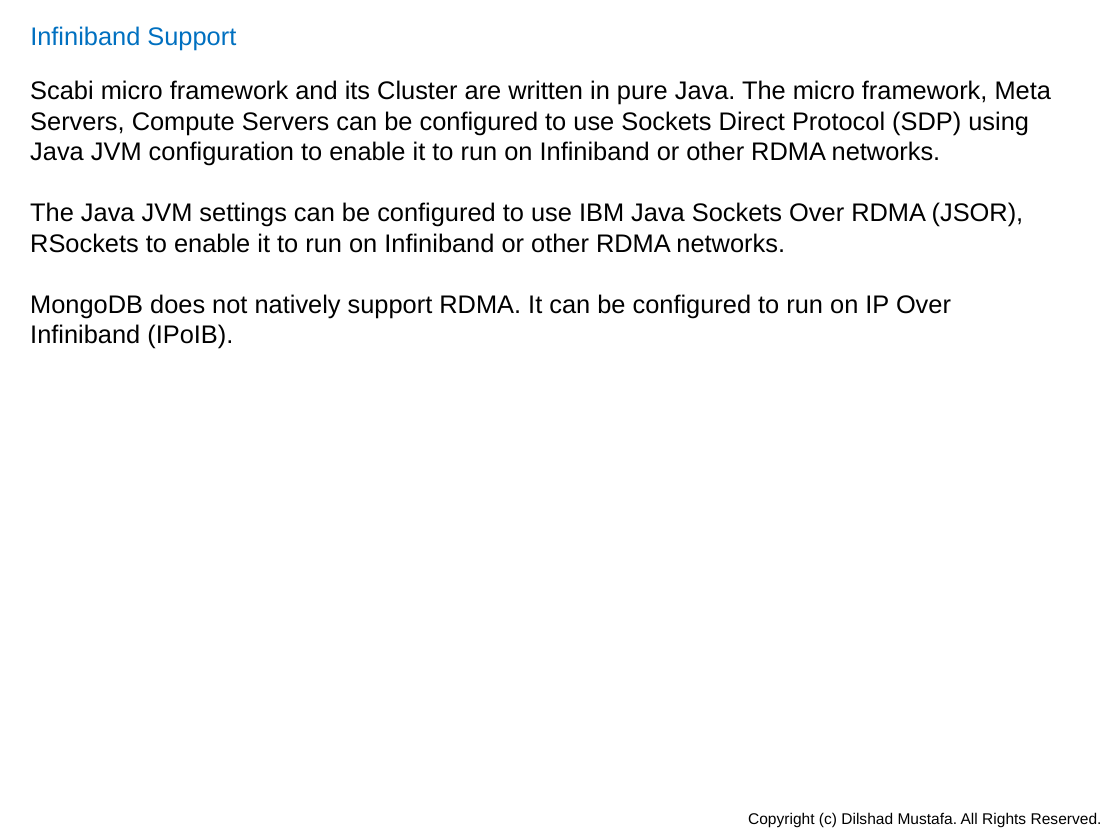
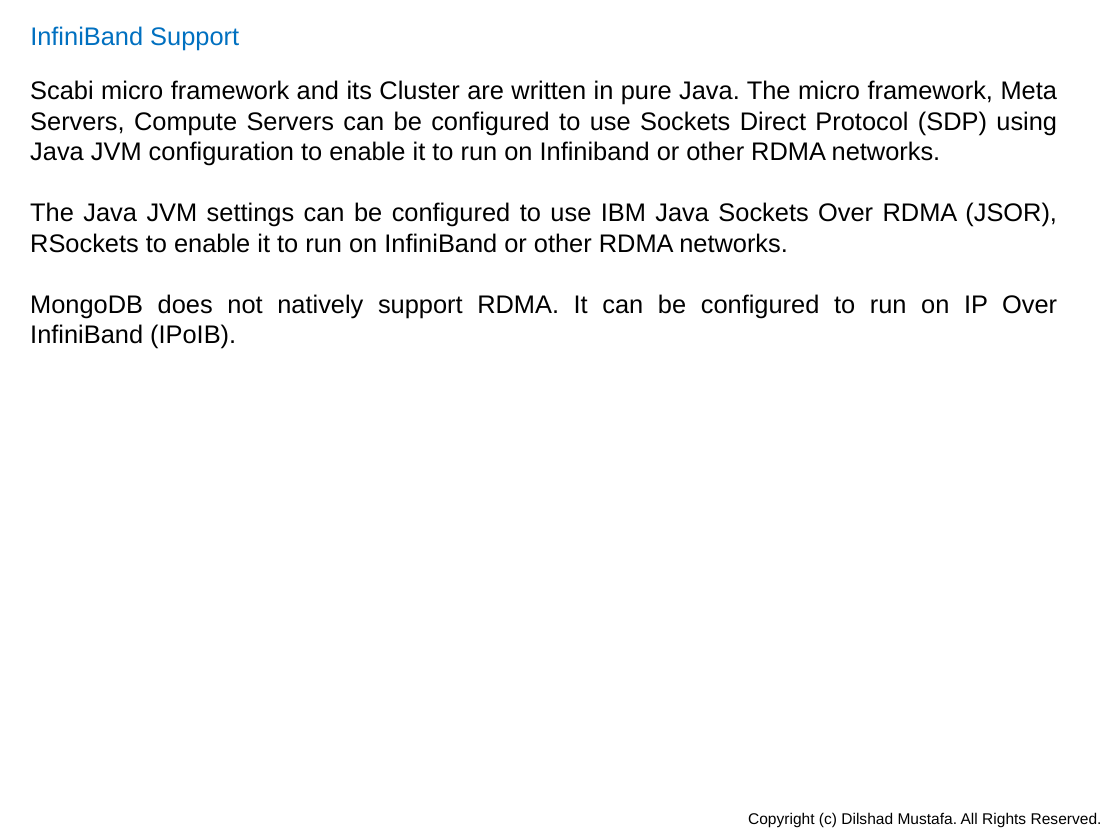
Before and after one commit to dilshadmustafa/scabi, a slide deck: slide 58 of Documentation/Scabi.pptx (slide 51 before the commit). Drawn at 1120x840 pixels with LibreOffice and Linux fonts; fonts in the diff are those of the drawing. Boxes give left, top, right and bottom in pixels: in the first picture for what was removed or moved away, otherwise in the second. Text is boxed around its words. In the diff, an @@ line names an element or a change of style, - is before the commit and + after.

```diff
--- a/Documentation/Scabi.pptx
+++ b/Documentation/Scabi.pptx
@@ text at [30, 26, 239, 51]: text changed @@
-Infiniband Support
+InfiniBand Support
@@ text at [30, 80, 1057, 166]: alignment left to justified @@
@@ text at [30, 202, 1057, 349]: text changed @@
-The Java JVM settings can be configured to use IBM Java Sockets Over RDMA (JSOR), RSockets to enable it to run on Infiniband or other RDMA networks.
-MongoDB does not natively support RDMA. It can be configured to run on IP Over Infiniband (IPoIB).
+The Java JVM settings can be configured to use IBM Java Sockets Over RDMA (JSOR), RSockets to enable it to run on InfiniBand or other RDMA networks.
+MongoDB does not natively support RDMA. It can be configured to run on IP Over InfiniBand (IPoIB).
```
Also in this commit, not shown: 36 other slides changed, 7 slides added.
